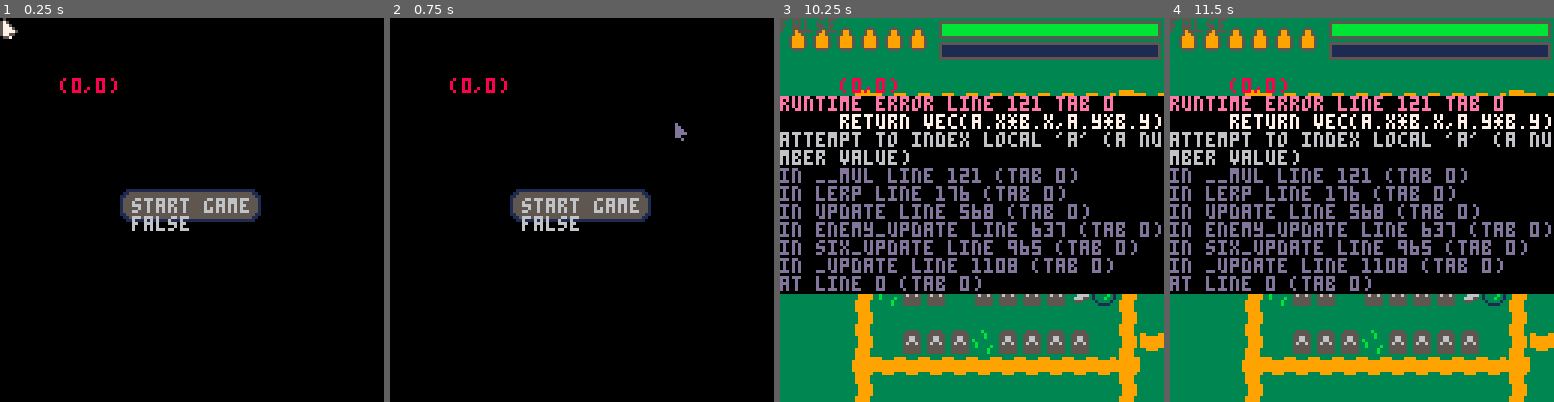
Above: before the commit, frames 1-4 (left to right).
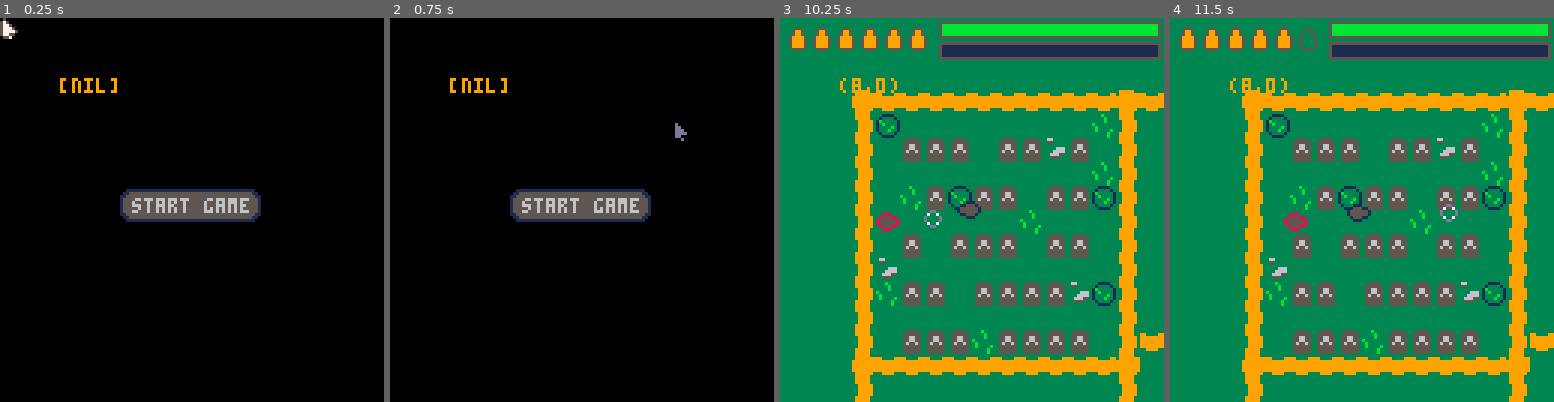
Above: after the commit, the same moments.

Repository: MounifAlzougbi/GameRepo
Game: PICO-8 cartridge six_shots.p8
Two runs of this game, one before a commit and one after it. Both use one fixed random seed, a clock stepped at 60 frames per second and the inputs below.
Inputs (mouse positions are in pixels of both pictures, inside the frame that each line leads up to):
- Up to frame 1 (0.25 s): no input
- Up to frame 2 (0.75 s): tap X (X key) at 0.33 s; click (670, 121) at 0.67 s; tap O (Z key) at 0.7 s
- Up to frame 3 (10.25 s): tap X (X key) at 1.07, 1.85, 2.97, 4.08, 5.2, 6.32, 7.43, 8.55, 9.67 s; click (826, 267) at 1.22 s; hold Right 1.6-2.1 s; tap O (Z key) every 0.4 s from 1.7 to 10.1 s; click (887, 114) at 1.77 s; hold Up 2.15-2.42 s; click (952, 259) at 2.32 s; hold Right 2.47-3.03 s; click (1014, 106) at 2.87 s; hold Left 3.08-3.58 s; click (1075, 256) at 3.42 s; hold Down 3.63-3.97 s; click (841, 102) at 3.97 s; hold Right 4.02-4.68 s; click (902, 248) at 4.52 s; hold Up 4.73-5.03 s; click (964, 94) at 5.07 s; hold Left 5.08-5.68 s; click (1029, 244) at 5.62 s; hold Down 5.73-6.03 s; hold Right 6.08-6.58 s; click (1091, 90) at 6.17 s; hold Right 6.63-7.13 s; click (856, 236) at 6.72 s; hold Up 7.18-7.45 s; click (918, 83) at 7.27 s; hold Right 7.5-8.07 s; click (979, 229) at 7.82 s; hold Left 8.12-8.62 s; click (1044, 79) at 8.37 s; hold Down 8.67-9 s; click (1106, 225) at 8.92 s; hold Right 9.05-9.72 s; click (868, 71) at 9.47 s; hold Up 9.77-10.07 s; click (933, 217) at 10.02 s; hold Left from 10.12 s (still down)
- Up to frame 4 (11.5 s): tap O (Z key) at 10.5, 10.9, 11.3 s; click (1385, 64) at 10.57 s; release Left at 10.72 s; hold Down 10.77-11.07 s; tap X (X key) at 10.78 s; click (1450, 213) at 11.12 s; hold Right from 11.12 s (still down)

The runs differ from the first frame. In frame 1, 0.6% of the frame differs, in the area x 15-50%, y 15-56%; in frame 2, 0.6%; in frame 3, 52%; in frame 4, 52%, in the area x 0-100%, y 0-72%.
Error before the commit: runtime error line 121 tab 0; return vec(a.x*b.x,a.y*b.y); attempt to index local 'a' (a number value)

Commit message:
Update six_shots.p8
LERP HARDER

Diff:
--- a/six_shots.p8
+++ b/six_shots.p8
@@ -175,8 +175,15 @@
 end
 
 function lerp(a,b,t)
-
-	return (1-t)*a+b*t
+	local ax=a.x
+	local ay=a.y
+	local bx=b.x
+	local by=b.y
+
+	local x=(1-t)*a.x+b.x*t
+	local y=(1-t)*a.y+b.y*t
+
+	return vec(x,y)
 end
 -->8
 -- mouse stuff/map stuff
@@ -527,8 +534,12 @@
 		pcool=60,	-- path cooldown
 		pstep=1,
 		visible=true,
-		speed=0.05,
+		speed=0.02,
 		t=0, -- lerp value
+
+			__tostring=function(a)
+				return "("..s.ptbl..","..#s.ptbl..")"
+			end,
 
 		new=function(s,tbl)
 			local tbl=tbl or {}
@@ -544,50 +555,59 @@
 			local pos=vec(flr(s.pos.x/8),flr(s.pos.y/8))
 
 			s.ptbl=find_path(pos,t)
+			s.pstep=1
+--			s.pos=s.ptbl[1]
+			s.t=0
 
 		end,
 
 -- steps path
 		step_path=function(s)
-			if s.pstep>#s.ptbl then
-				s:update_path()
-			else
-				local off=vec(4,4)
-				s.pos=s.ptbl[s.pstep]+off
-				s.pstep+=1
-				s.t=0
-			end
+--				local off=vec(4,4)
+--				s.pos=s.ptbl[s.pstep]+off
+--			s.pos=s.ptbl[s.pstep]
+			s.pstep+=1
+			s.t=0
+
 		end,
 
 		update=function(s)
 
--- enemy spr direction
+-- if
 			if s.pstep<#s.ptbl then
 
 --  dpos = b-a in lerp
-				local dpos=s.ptbl[s.pstep+1]-s.pos
+				dpos=s.ptbl[s.pstep+1]-s.ptbl[s.pstep]
 
 -- set lerp pos
-				s.pos=lerp(s.pos,s.ptbl[s.pstep+1],s.t)
-				s.t+=0.05
-
-				if dpos.x>10
-				and in_range(dpos.y,-5,5) then
+				local four=vec(4)
+				s.pos=lerp(s.ptbl[s.pstep]+four,s.ptbl[s.pstep+1]+four,s.t)
+
+--				s.pos+=s.tpos-s.pos
+
+				s.t+=s.speed
+
+				if s.t>=1 then
+					s:step_path()
+				end
+
+				if dpos.x==0
+				and dpos.y==-8 then
+					s.dir=8
+				elseif	dpos.x==8
+				and dpos.y==-8 then
+					s.dir=9
+				elseif dpos.y==0
+				and dpos.x==8 then
 					s.dir=10
-				elseif	dpos.x<-10
-				and in_range(dpos.y,-5,5) then
-					s.dir=14
-				elseif dpos.y>10
-				and in_range(dpos.x,-5,5) then
+				elseif	dpos.y==8
+				and dpos.x==8 then
+					s.dir=11
+				elseif dpos.x==0
+				and dpos.y==8 then
 					s.dir=12
-				elseif	dpos.y<-10
-				and in_range(dpos.x,-5,5) then
-					s.dir=8
-				elseif dpos.x==12
-				and dpos.y==-20 then
-					s.dir=9
-				elseif	dpos.x<-10
-				and dpos.y>10 then
+				elseif	dpos.x==-8
+				and dpos.y==8 then
 					s.dir=13
 				elseif dpos.y==12
 				and dpos.x==12 then
@@ -596,21 +616,24 @@
 				and dpos.x==-12 then
 					s.dir=15
 				end
-			end
-
-			if s.pcool<1 then
+			else
+
 				s:update_path()
-				s.pcool=60
-				s.pstep=1
-			end
-
-			if s.pcool%30==0
-			or p.t>=1 then
-				s:step_path()
-
-			end
-
-			s.pcool-=1
+
+			end
+
+--			if s.pcool<1 then
+--				s:update_path()
+--				s.pcool=60
+--				s.pstep=1
+--			end
+
+--			if s.pcool%30==0
+--			or p.t>=1 then
+--				s:step_path()
+--			end
+
+--			s.pcool-=1
 		end,
 
 		draw=function(s)
@@ -627,7 +650,7 @@
 	etbl={}	--tbl of all enemy
 
 	add(etbl,enemy:new{
-		pos=vec(32,64)
+		pos=vec(36,68)
 	})
 
 	etbl[1]:update_path()
@@ -826,9 +849,8 @@
 
 			if map_collision(s,2,false) then
 				s.pos=s.lpos
-			else
-				s.lpos=s.pos
-			end
+			end
+			s.lpos=s.pos
 		end,
 
 		draw=function(s)
@@ -1130,9 +1152,17 @@
 	end
 --	print(mouse.x,10,15,9)
 --	print(mouse.y,10,25,9)
---	print(player.x,20,15,9)
-	print(map_collision(player,2,false))
-	print(player.lpos,20,20,8)
+
+--	p1=vec(1,1)
+--	p2=vec(2,2)
+--
+--	p3=lerp(p2,p1,0.7)
+
+--	print(etbl[1].pos,20,15,9)
+	print(dpos,20,20,9)
+
+--	print(map_collision(player,2,false))
+--	print(player.lpos,20,20,8)
 
 --	p1=vec(3,3)
 --	p2=vec(10,10)
